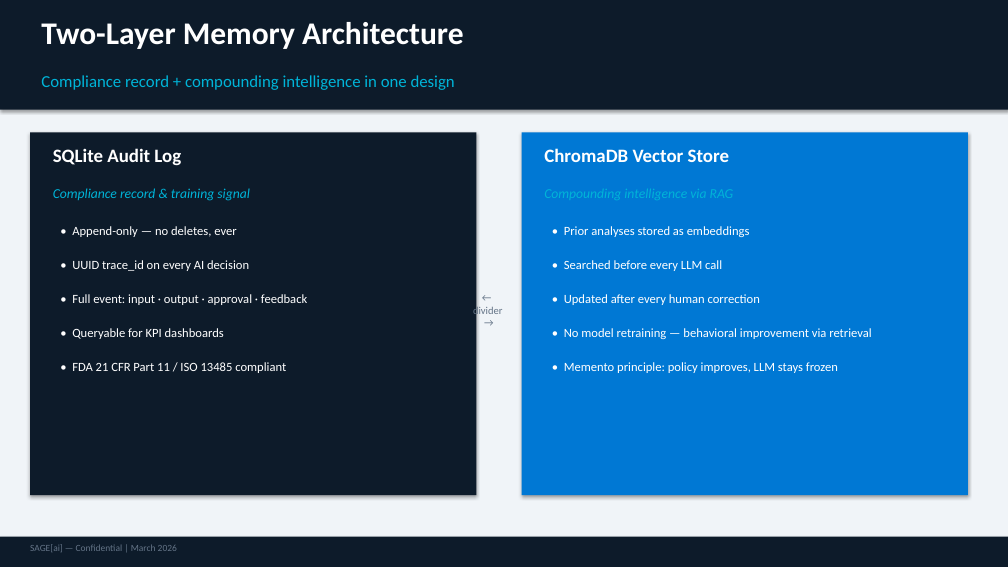
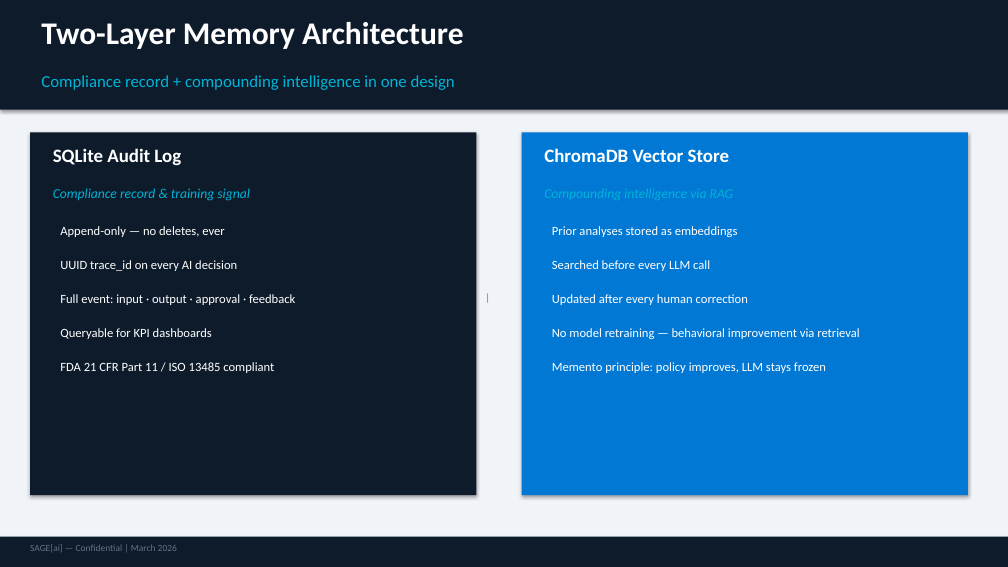
Before and after one commit to Sumanharapanahalli/SAGE, a slide deck: slide 7 of docs/SageAI_Tech_Pitch.pptx. Drawn at 1008x567 pixels with LibreOffice and Linux fonts; fonts in the diff are those of the drawing. Boxes give left, top, right and bottom in pixels: in the first picture for what was removed or moved away, otherwise in the second. Text is boxed around its words. In the diff, an @@ line names an element or a change of style, - is before the commit and + after.

```diff
--- a/docs/SageAI_Tech_Pitch.pptx
+++ b/docs/SageAI_Tech_Pitch.pptx
@@ text at (x1=60, y1=226, x2=224, y2=237): text changed @@
-• Append-only — no deletes, ever
+Append-only — no deletes, ever
@@ text at (x1=552, y1=226, x2=738, y2=237): text changed @@
-• Prior analyses stored as embeddings
+Prior analyses stored as embeddings
@@ text at (x1=60, y1=260, x2=237, y2=271): text changed @@
-• UUID trace_id on every AI decision
+UUID trace_id on every AI decision
@@ text at (x1=552, y1=260, x2=710, y2=271): text changed @@
-• Searched before every LLM call
+Searched before every LLM call
@@ text at (x1=60, y1=294, x2=295, y2=305): text changed @@
-• Full event: input · output · approval · feedback
+Full event: input · output · approval · feedback
@@ text at (x1=552, y1=294, x2=748, y2=305): text changed @@
-• Updated after every human correction
+Updated after every human correction
@@ text at (x1=60, y1=328, x2=212, y2=339): text changed @@
-• Queryable for KPI dashboards
+Queryable for KPI dashboards
@@ text at (x1=473, y1=305, x2=502, y2=317): text changed @@
-← divider →
+|
@@ text at (x1=552, y1=328, x2=860, y2=339): text changed @@
-• No model retraining — behavioral improvement via retrieval
+No model retraining — behavioral improvement via retrieval
@@ text at (x1=60, y1=362, x2=274, y2=373): text changed @@
-• FDA 21 CFR Part 11 / ISO 13485 compliant
+FDA 21 CFR Part 11 / ISO 13485 compliant
@@ text at (x1=552, y1=362, x2=826, y2=373): text changed @@
-• Memento principle: policy improves, LLM stays frozen
+Memento principle: policy improves, LLM stays frozen
```
Also in this commit, not shown: 7 other slides changed, 3 other files.
